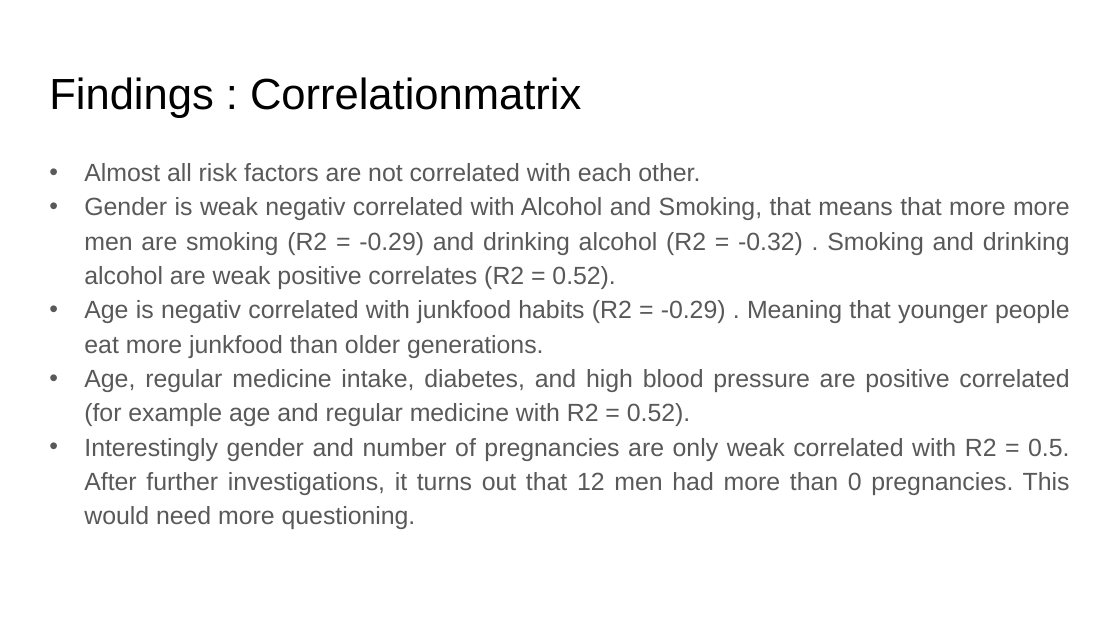
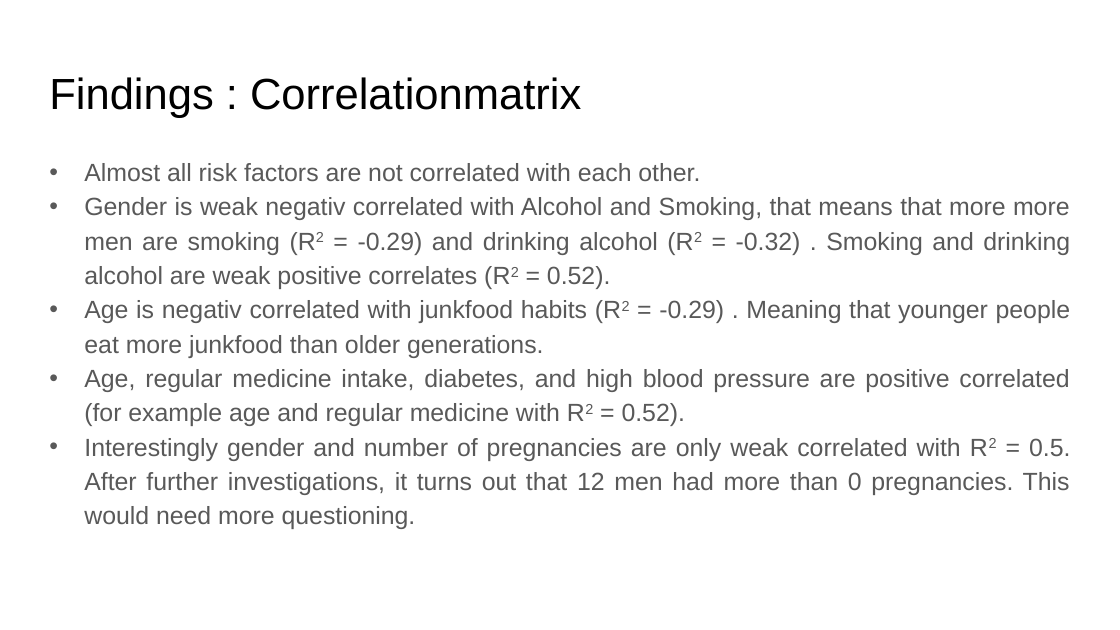
Before and after one commit to an-m-t/EDX-Final-Project-Week, a slide deck: slide 12 of Diabetes_Presentation.pptx. Drawn at 1120x630 pixels with LibreOffice and Linux fonts; fonts in the diff are those of the drawing. Boxes give left, top, right and bottom in pixels: in the first picture for what was removed or moved away, otherwise in the second. Text is boxed around its words. In the diff, an @@ line names an element or a change of style, - is before the commit and + after.

```diff
--- a/Diabetes_Presentation.pptx
+++ b/Diabetes_Presentation.pptx
@@ text at (84,197,1071,529): now superscript in "(R2 (R2 (R2", "(R2", "R2", "R2" @@
```
Also in this commit, not shown: 5 other slides changed, 1 other file.
